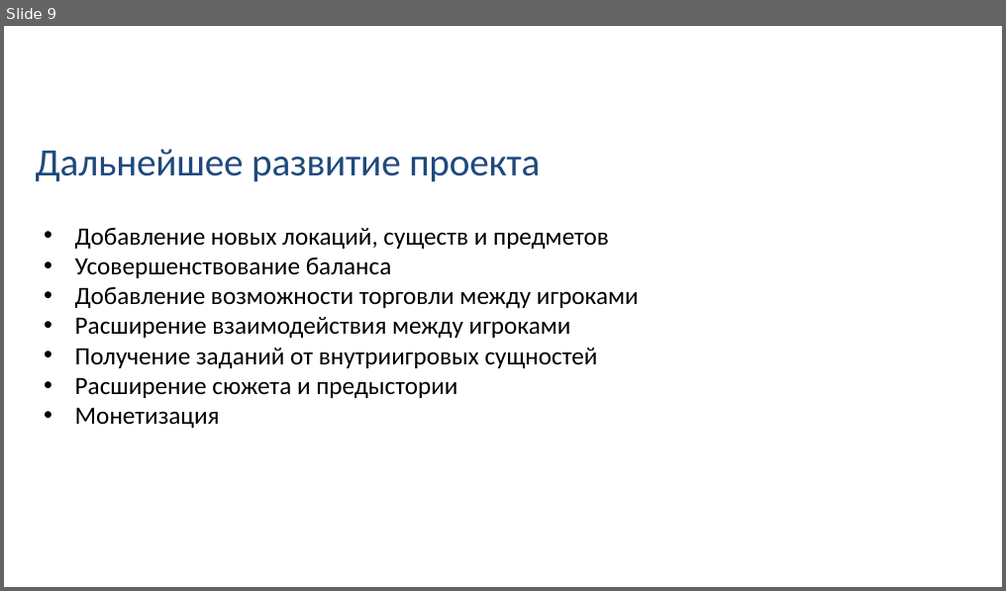
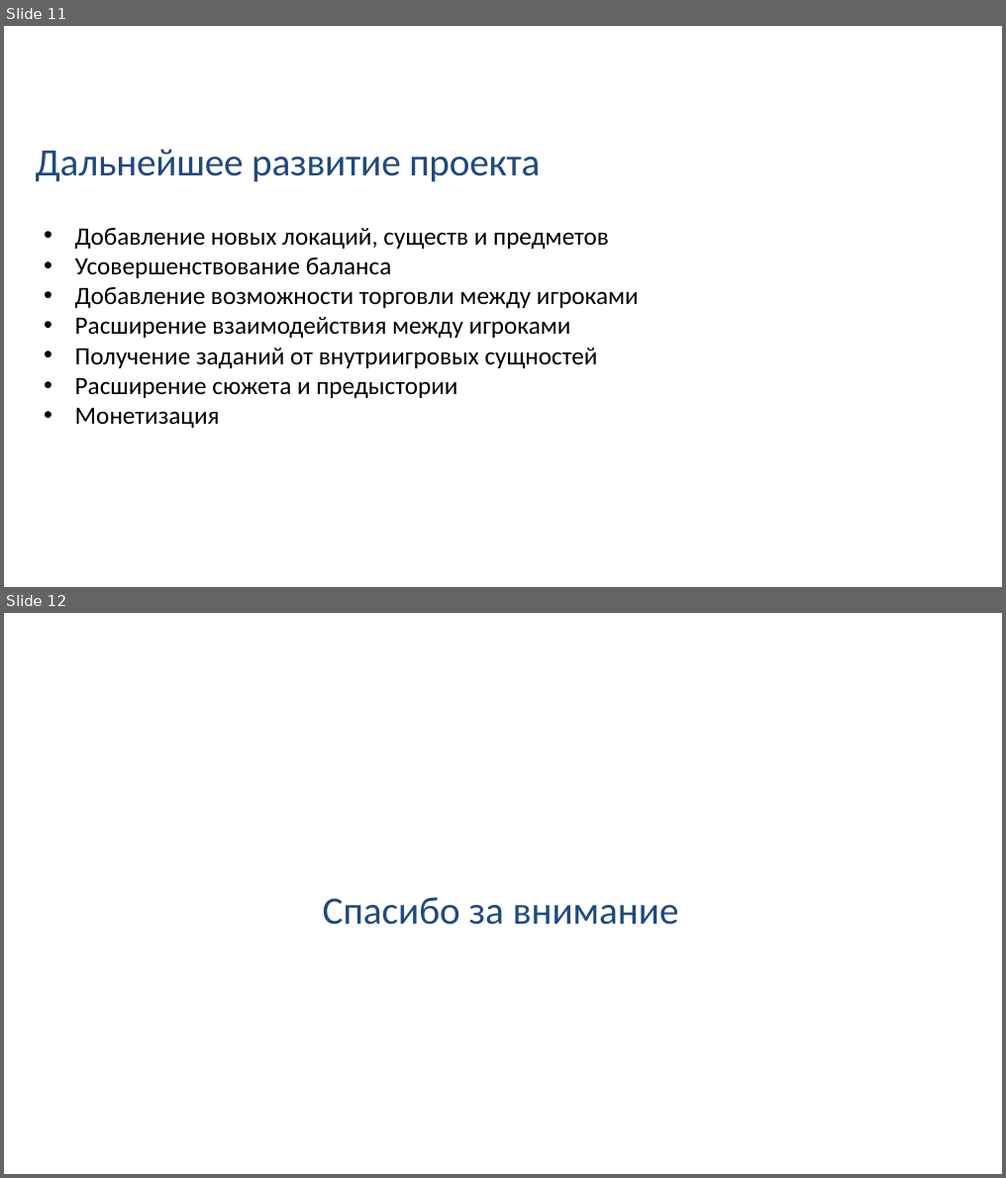
Before and after one commit to Vaneyk1973/FinalProject, a slide deck: Путь к вершине.pptx. Shown one above the other, each under a label of ours: slide 9 before the commit, slides 11 and 12 after it. The pictures are 1006x591 and 1006x1178 pixels, drawn with LibreOffice and Linux fonts; fonts in the diff are those of the drawing; background and template pictures are left out. Boxes give left, top, right and bottom in pixels: in the first picture for what was removed or moved away, otherwise in the second. Text is boxed around its words. In the diff, an @@ line names an element or a change of style, - is before the commit and + after.

```diff
--- a/Путь к вершине.pptx
+++ b/Путь к вершине.pptx
@@ slide 12 added at bbox=[4, 613, 1002, 1174], background picture (left out) @@
@@ title added at bbox=[323, 897, 679, 925], 28 pt, text #1F497D @@
+Спасибо за внимание
@@ what was slide 9 is now slide 11 @@
```
Also in this commit, not shown: 5 slides changed, 2 other slides added, 11 other files.
